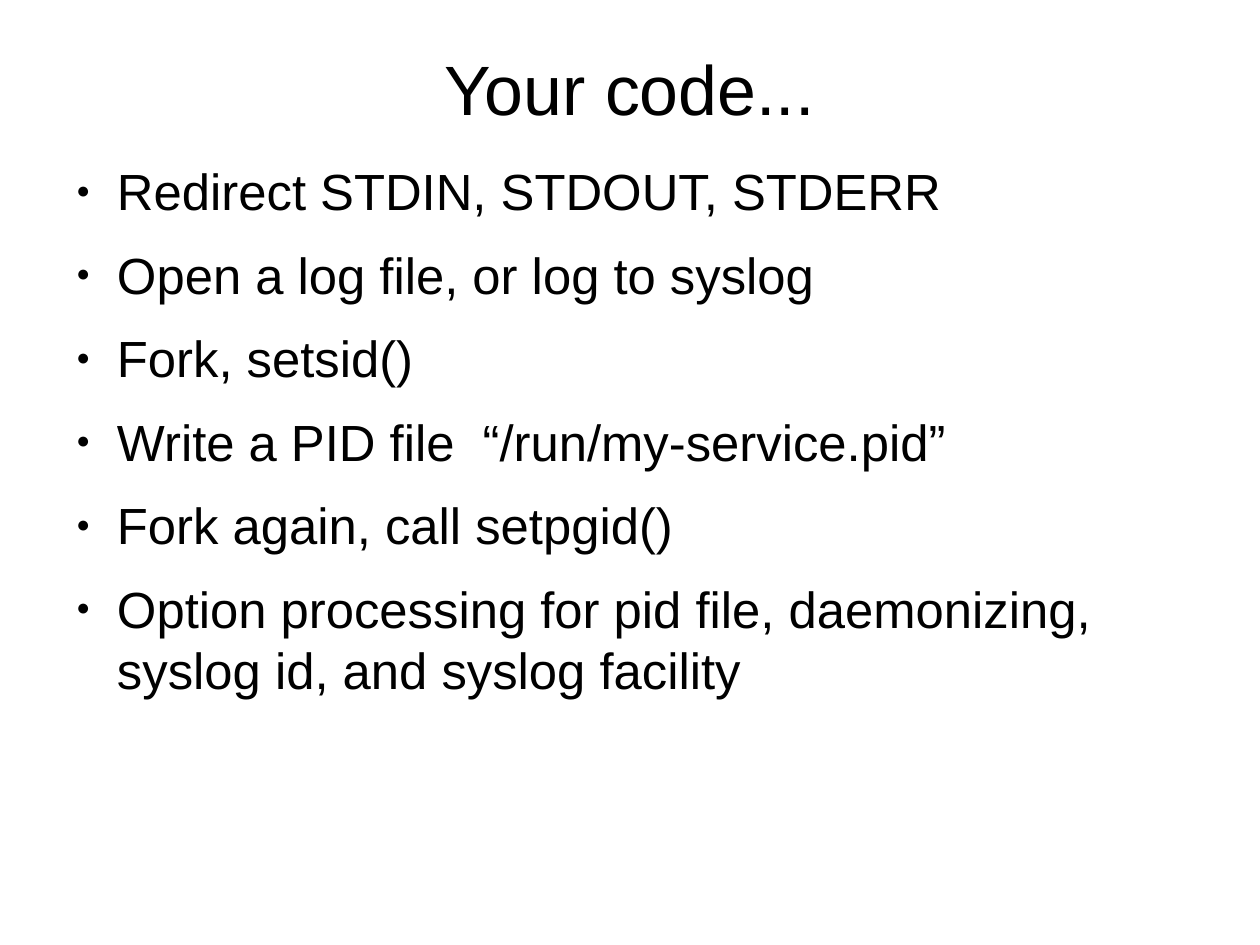
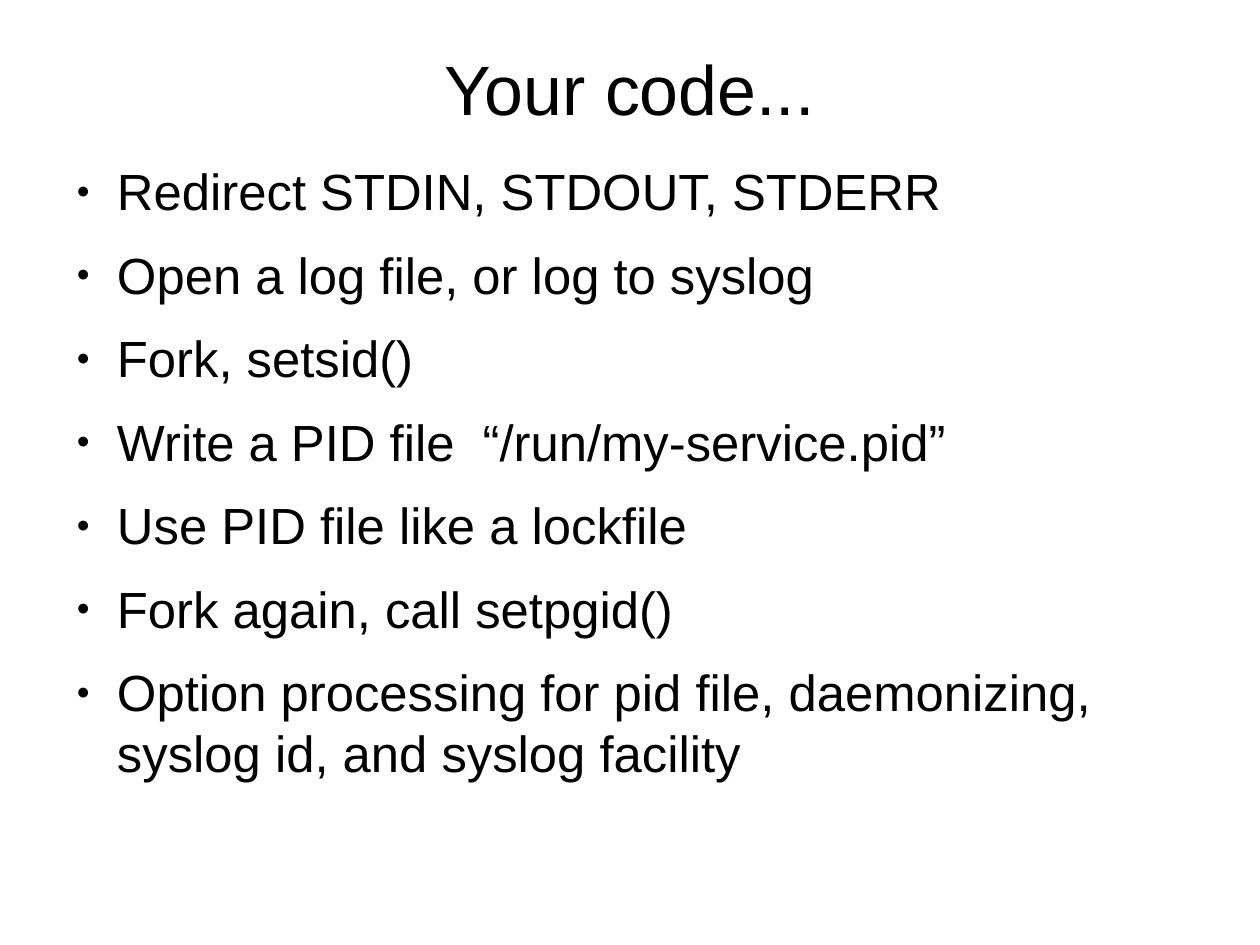
Before and after one commit to nrdvana/yapc-supervision-talk, a slide deck: slide 18 of slides.odp. Drawn at 1260x945 pixels with LibreOffice and Linux fonts; fonts in the diff are those of the drawing. Boxes give left, top, right and bottom in pixels: in the first picture for what was removed or moved away, otherwise in the second. Text is boxed around its words. In the diff, an @@ line names an element or a change of style, - is before the commit and + after.

```diff
--- a/slides.odp
+++ b/slides.odp
@@ text at [117,507,687,545]: paragraph added @@
+● Use PID file like a lockfile
```
Also in this commit, not shown: 20 other slides changed, 1 slide removed, 1 other file.
